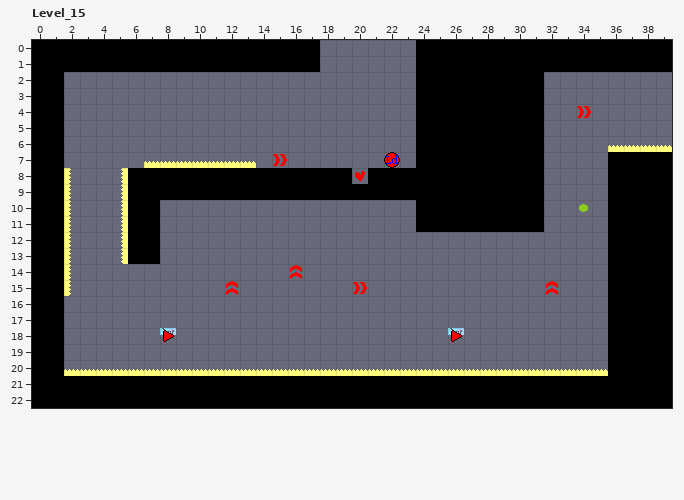
Two versions of a level (LDtk project, Assets/Game/World/Levels.ldtk). That is the earlier state.
Cells are 16x16 px. Shown: Level_15 x 0..39, y 0..22. The commit also changed other parts of the map, which this record leaves out.
After the commit:
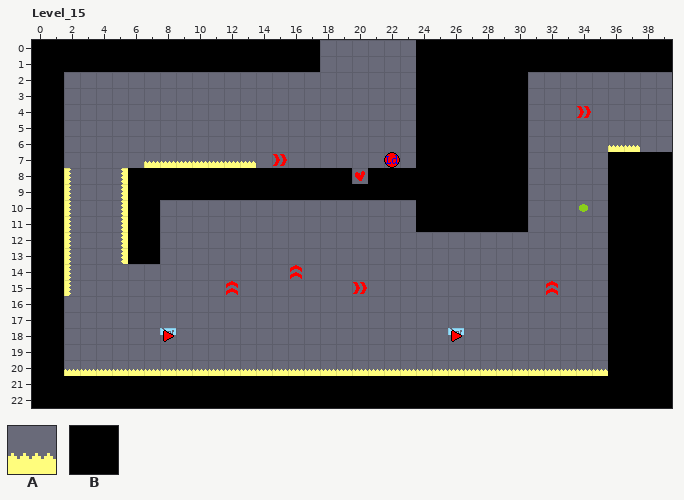
Key: from "Entities": A 14; from "Ground": B 0.
_ is an empty cell.
The edit:
{"where": "layer \"Ground\""}
{"y":2,"x":31,"old":"B","new":"_"}
{"y":3,"x":31,"old":"B","new":"_"}
{"y":4,"x":31,"old":"B","new":"_"}
{"y":5,"x":31,"old":"B","new":"_"}
{"y":6,"x":31,"old":"B","new":"_"}
{"y":7,"x":31,"old":"B","new":"_"}
{"y":8,"x":31,"old":"B","new":"_"}
{"y":9,"x":31,"old":"B","new":"_"}
{"y":10,"x":31,"old":"B","new":"_"}
{"y":11,"x":31,"old":"B","new":"_"}
{"where": "layer \"Entities\""}
{"y":6,"x":38,"old":"AA","new":"__"}
{"label":"removed","picture_box":[528,72,544,232]}
{"label":"removed","picture_box":[640,145,672,152]}
